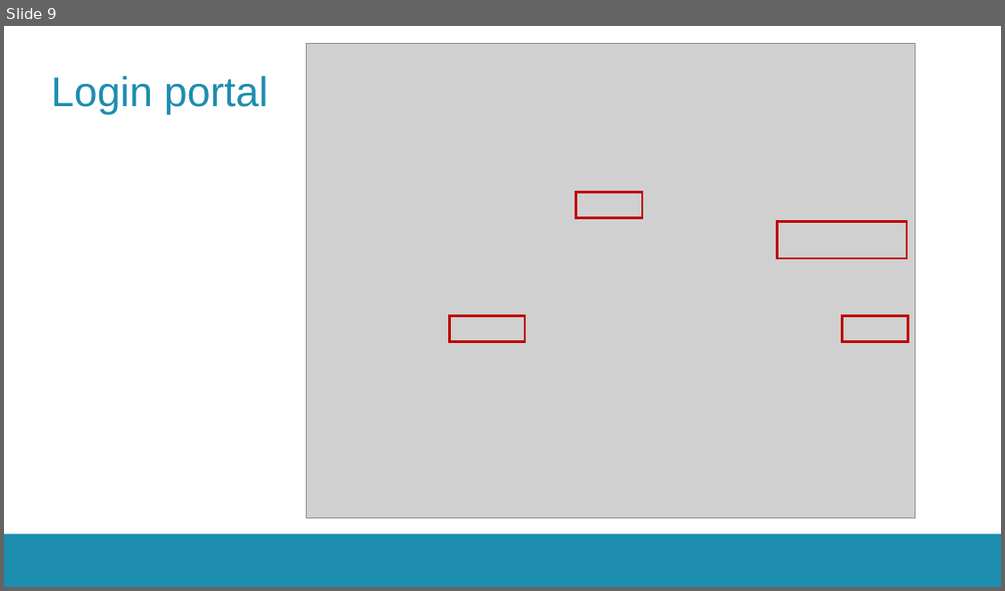
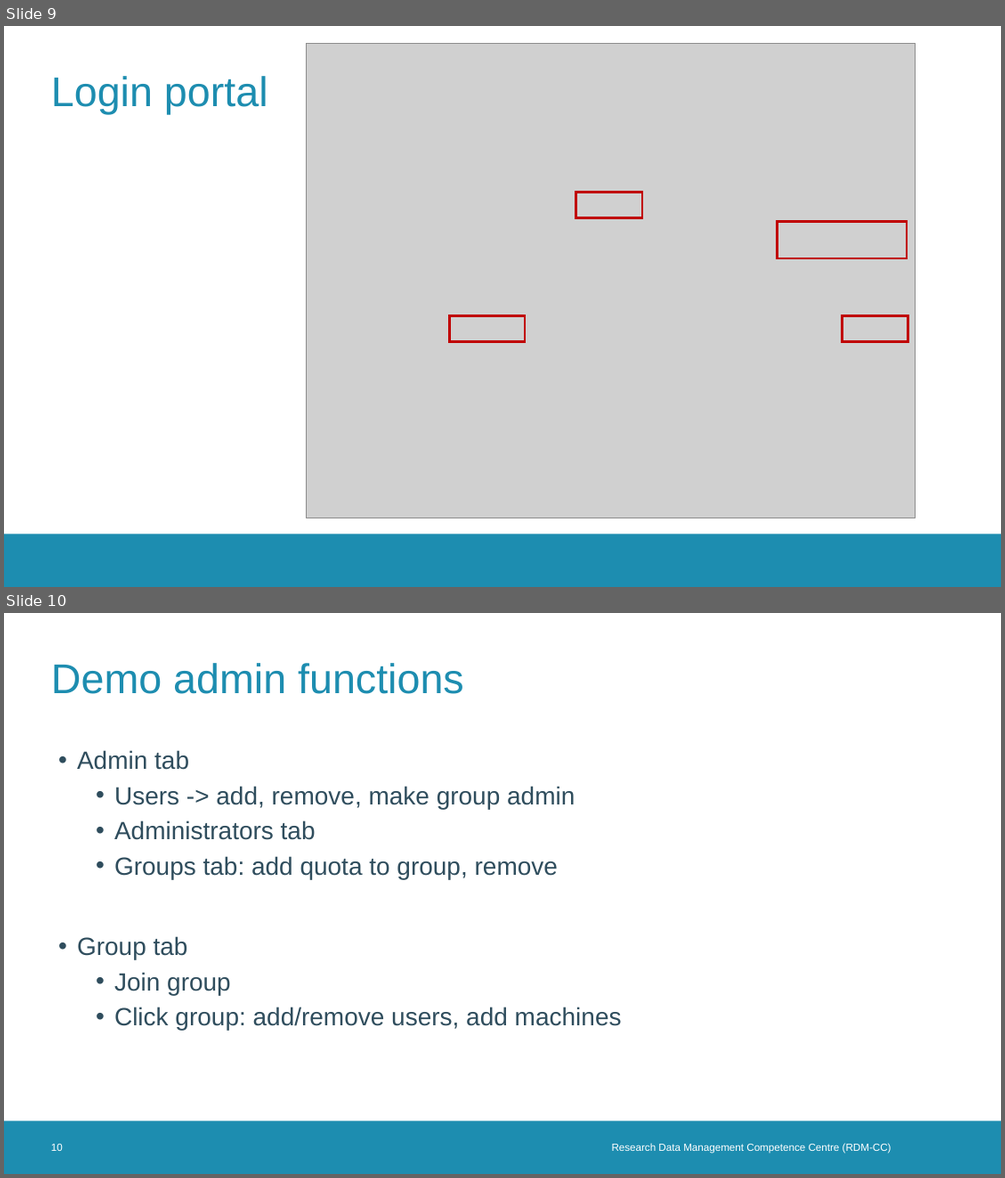
Before and after one commit to hpcleuven/iRODS-local-admin-training, a slide deck: 03_KULeuven-testbed-infrastructuur.pptx. Shown one above the other, each under a label of ours: slide 9 before the commit, slides 9 and 10 after it. The pictures are 1005x591 and 1005x1178 pixels, drawn with LibreOffice and Linux fonts; fonts in the diff are those of the drawing; grey boxes stand for pictures; background and template pictures are left out. Boxes give left, top, right and bottom in pixels: in the first picture for what was removed or moved away, otherwise in the second. Text is boxed around its words. In the diff, an @@ line names an element or a change of style, - is before the commit and + after.

```diff
--- a/03_KULeuven-testbed-infrastructuur.pptx
+++ b/03_KULeuven-testbed-infrastructuur.pptx
@@ slide 10 added at [4, 613, 1001, 1174], background #FFFFFF; not listed: 1 template element that a slide beside it also shows @@
@@ title added at [51, 663, 464, 694], 40 pt, text #1D8DB0 @@
+Demo admin functions
@@ text added at [77, 750, 622, 1030], 24 pt, text #2F4D5D @@
+• Admin tab
+  • Users -> add, remove, make group admin
+  • Administrators tab
+  • Groups tab: add quota to group, remove
+• Group tab
+  • Join group
+  • Click group: add/remove users, add machines
@@ page number added at [51, 1143, 63, 1151], 10 pt, text #FFFFFF @@
+10
@@ text added at [612, 1143, 891, 1153], 10 pt, text #FFFFFF @@
+Research Data Management Competence Centre (RDM-CC)
```
Also in this commit, not shown: 4 slides changed, 4 other files.
